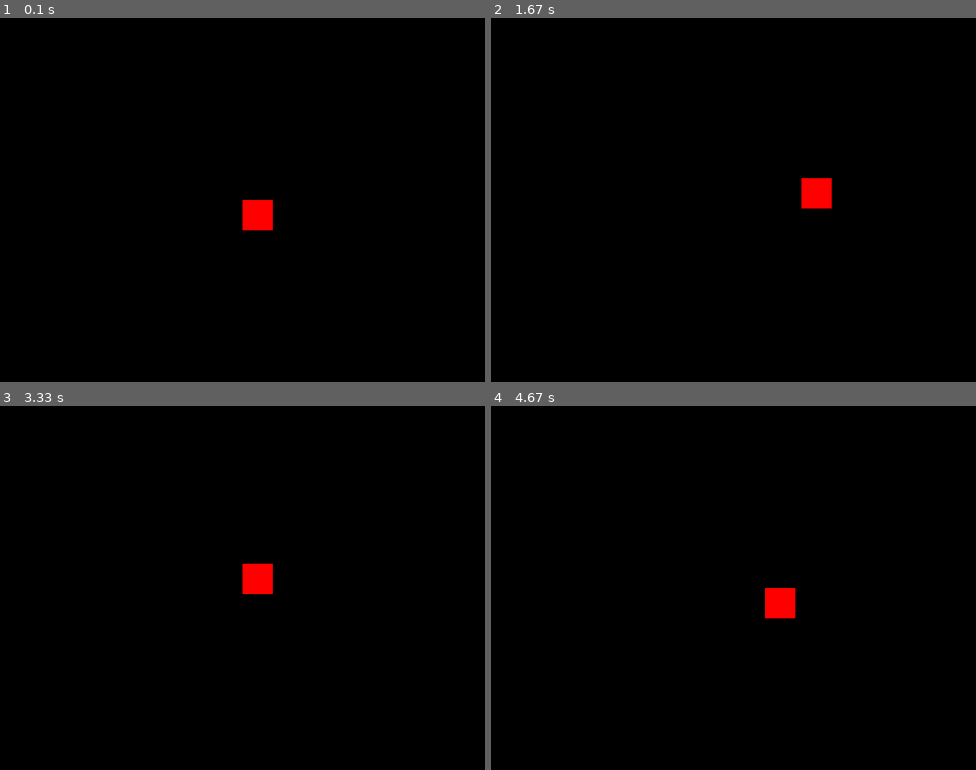
Above: before the commit, frames 1-4 (two rows, left to right).
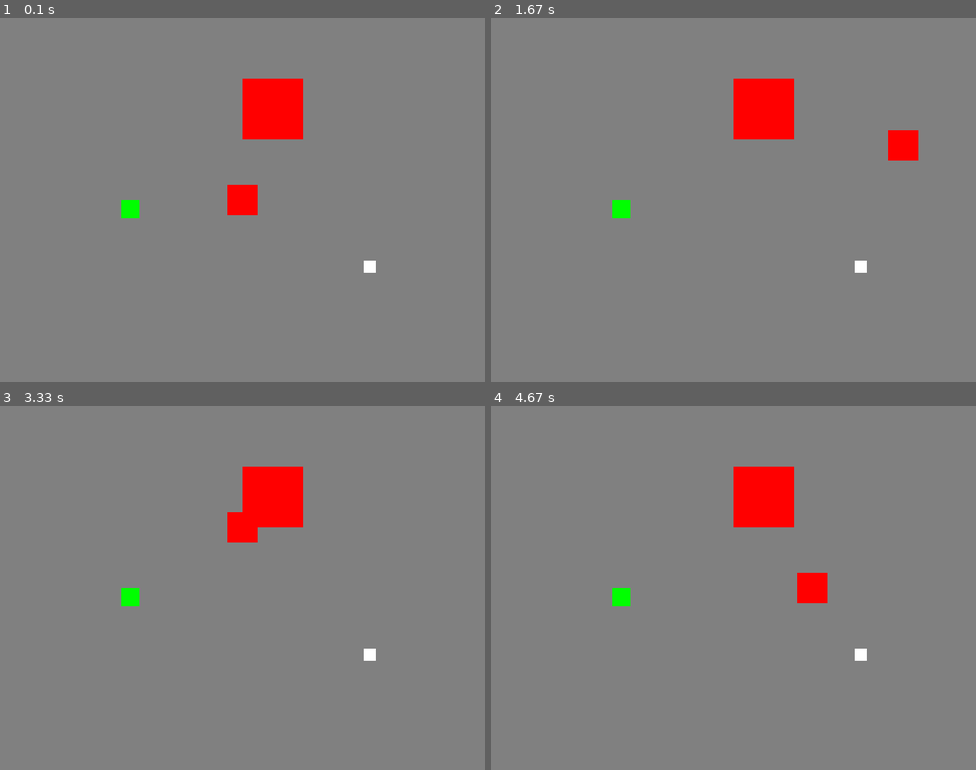
Above: after the commit, the same moments.

Repository: AdamWalters1/pygame-adam
Game: pygame game, started from src/main.py
The game is run twice, just before and just after one commit, with the same random seed, the same clock (stepped at 60 frames per second) and the same inputs.
Inputs:
- Up to frame 1 (0.1 s): no input
- Up to frame 2 (1.67 s): hold Right 0.33-0.8 s; hold Up 0.83-1.13 s; hold Right 1.17-1.63 s
- Up to frame 3 (3.33 s): hold Left 1.67-2.2 s; hold Down 2.23-2.53 s; hold Left 2.57-2.97 s; hold Up from 3 s (still down)
- Up to frame 4 (4.67 s): release Up at 3.37 s; hold Right 3.4-4.03 s; hold Down 4.07-4.43 s; hold Left from 4.47 s (still down)

The runs differ from the first frame. In frame 1, 100% of the frame differs, in the area x 0-100%, y 0-100%; in frame 2, 100%; in frame 3, 100%; in frame 4, 100%.

Commit message:
Created DESIGN.md and worked on main code

Diff:
--- a/src/main.py
+++ b/src/main.py
@@ -2,17 +2,31 @@
 
 import pygame
 from player import Player
-
+import sys
+from obstacle import Obstacle
 # Initialize Pygame
 pygame.init()
 
 # Set up display
 WIDTH, HEIGHT = 800, 600
 win = pygame.display.set_mode((WIDTH, HEIGHT))
-pygame.display.set_caption("My Game")
+pygame.display.set_caption("Driving Among Idiots")
 
-# Create player
-player = Player(WIDTH//2, HEIGHT//2)
+GREY = (128, 128, 128)  # RGB values for grey
+WHITE = (255, 255, 255)
+RED = (255, 0, 0)
+GREEN = (0, 255, 0)
+
+player_size = 50
+player_speed = 5
+player = Player(WIDTH // 2 - player_size // 2, HEIGHT // 2 - player_size // 2, player_size, player_speed)
+
+# Obstacles
+obstacles = [
+    Obstacle(200, 300, 30, GREEN),  # Example tree
+    Obstacle(400, 100, 100, RED),  # Example building
+    Obstacle(600, 400, 20, WHITE)   # Example person
+]
 
 # Main game loop
 running = True
@@ -24,13 +38,18 @@
     keys = pygame.key.get_pressed()
     player.move(keys)
 
-    # Game logic (score, game over condition, etc.)
 
-    # Update display
-    win.fill((0, 0, 0))  # Clear screen
+    # background
+    win.fill(GREY)
+
+    for obstacle in obstacles:
+        obstacle.draw(win)
+
     # Draw game objects
-    pygame.draw.rect(win, (255, 0, 0), (player.x, player.y, 50, 50))  # Example: drawing player as a red rectangle
+    player.draw(win)
+
     pygame.display.update()  # Update display
-
+    pygame.time.Clock().tick(60)
 # Quit Pygame
 pygame.quit()
+sys.exit()
--- /dev/null
+++ b/src/obstacle.py
@@ -0,0 +1,11 @@
+import pygame
+
+class Obstacle:
+    def __init__(self, x, y, size, color):
+        self.x = x
+        self.y = y
+        self.size = size
+        self.color = color
+
+    def draw(self, surface):
+        pygame.draw.rect(surface, self.color, (self.x, self.y, self.size, self.size))
--- a/src/player.py
+++ b/src/player.py
@@ -3,17 +3,21 @@
 import pygame
 
 class Player:
-    def __init__(self, x, y):
+    def __init__(self, x, y, size, speed):
         self.x = x
         self.y = y
-        self.speed = 2
+        self.size = size
+        self.speed = speed
 
     def move(self, keys):
+        if keys[pygame.K_UP]:
+            self.y -= self.speed
+        if keys[pygame.K_DOWN]:
+            self.y += self.speed
         if keys[pygame.K_LEFT]:
             self.x -= self.speed
         if keys[pygame.K_RIGHT]:
             self.x += self.speed
-        if keys[pygame.K_UP]:
-            self.y -= self.speed
-        if keys[pygame.K_DOWN]:
-            self.y += self.speed
+
+    def draw(self, surface):
+        pygame.draw.rect(surface, (255, 0, 0), (self.x, self.y, self.size, self.size))
Binary file added: assets/CP_V1.0.4.png
Binary file added: assets/city_cars_2.png
Not shown, added: DESIGN.md
